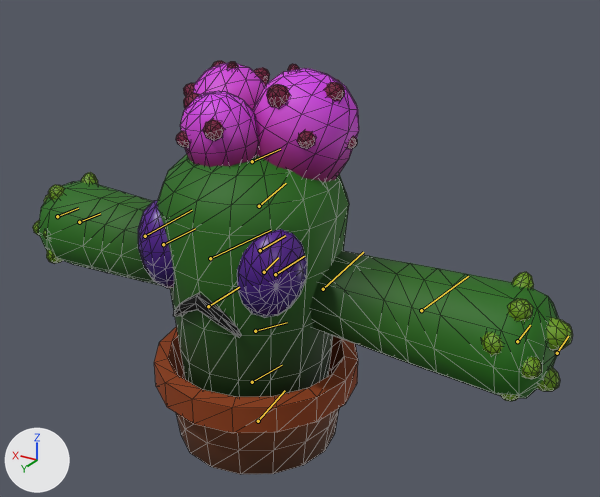
One commit to the glTF model BaseFramework 3D/Asset/Models/Enemy/Cactas/Cactas.gltf: the scene before it, then after it.
Rendered twice from a 50 mm camera at (-1.315, 1.923, 1.641) aimed at (-0.151, -0.018, 0.67). Every picture has the same lights, and +X, +Y and +Z are marked at lower left. The picture after the commit comes second. The bones that bend it are drawn over the model as lines. Mesh edges are drawn as thin lines.

The first picture shows 'Cactus'.
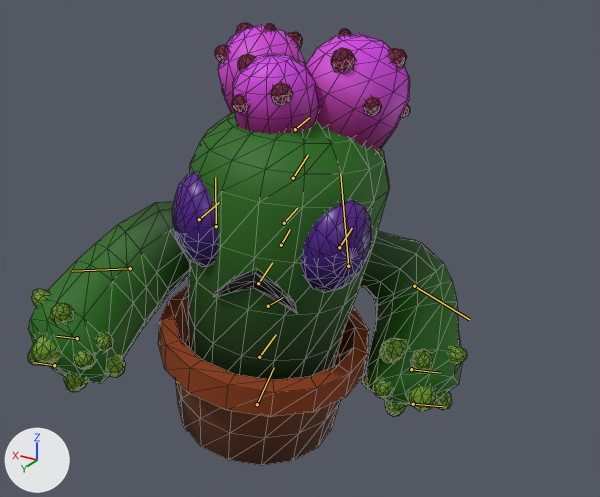
The newer file adds an action. The first version stands in its rest pose; the second is drawn at frame 4 of the action 'Walk'.

Pixel boxes [x1, y1, x2, y2] of what changed, in the pictures (600 x 497 px):
'Cactus', posed (18% narrower, 7% taller)
    before: [33, 61, 573, 474]
    after: [27, 23, 467, 465]
bone 'cactus_root', root to tip
    before: (258, 421) to (285, 390)
    after: (257, 404) to (274, 367)
bone 'cactus_spine01', root to tip
    before: (252, 382) to (282, 365)
    after: (259, 357) to (276, 334)
bone 'cactus_spine02', root to tip
    before: (255, 331) to (287, 322)
    after: (268, 306) to (283, 297)
bone 'cactus_spine03', root to tip
    before: (264, 272) to (278, 257)
    after: (281, 245) to (290, 229)
bone 'cactus_leftUpperArm', root to tip
    before: (323, 289) to (363, 252)
    after: (348, 266) to (340, 173)
bone 'cactus_leftLowerArm', root to tip
    before: (421, 310) to (468, 276)
    after: (414, 286) to (469, 319)
bone 'cactus_leftHand', root to tip
    before: (517, 341) to (530, 325)
    after: (411, 369) to (440, 373)
bone 'cactus_head', root to tip
    before: (259, 206) to (286, 183)
    after: (293, 178) to (308, 155)
bone 'cactus_mouth', root to tip
    before: (208, 306) to (239, 287)
    after: (258, 283) to (272, 262)
bone 'cactus_rightUpperArm', root to tip
    before: (210, 258) to (271, 230)
    after: (216, 226) to (215, 177)
bone 'cactus_rightLowerArm', root to tip
    before: (145, 236) to (192, 210)
    after: (130, 268) to (72, 271)
bone 'cactus_rightHand', root to tip
    before: (79, 222) to (100, 213)
    after: (77, 338) to (56, 336)

What the commit changed:
Bone 'cactus_root' (bone_cactus_root) moves from (0.0, 0.0, 0.0) to (0.067, 0.008, -0.001).
Bone 'cactus_root' (bone_cactus_root) turns from (0, 0, 0) to (13, 12, -4) degrees about its own x, y and z.
Bone 'cactus_spine01' (bone_cactus_spine01) moves from (0.0, 0.0, 0.0) to (0.056, -0.008, 0.0).
Bone 'cactus_spine01' (bone_cactus_spine01) turns from (0, 0, 0) to (0, 0, 3) degrees about its own x, y and z.
Bone 'cactus_spine02' (bone_cactus_spine02) turns from (0, 0, 0) to (0, 0, 5) degrees about its own x, y and z.
Bone 'cactus_spine03' (bone_cactus_spine03) turns from (0, 0, 0) to (-1, 3, -2) degrees about its own x, y and z.
Bone 'cactus_leftUpperArm' (bone_cactus_leftupperarm) turns from (0, 0, 0) to (43, 20, 43) degrees about its own x, y and z.
Bone 'cactus_leftLowerArm' (bone_cactus_leftlowerarm) turns from (0, 0, 0) to (0, 0, -92) degrees about its own x, y and z.
Bone 'cactus_leftHand' (bone_cactus_lefthand) turns from (0, 0, 0) to (17, 0, 5) degrees about its own x, y and z.
Bone 'cactus_head' (bone_cactus_head) turns from (0, 0, 0) to (1, -6, 0) degrees about its own x, y and z.
Bone 'cactus_mouth' (bone_cactus_mouth) moves from (0.0, 0.0, 0.0) to (0.0, -0.001, 0.0).
Bone 'cactus_mouth' (bone_cactus_mouth) turns from (0, 0, 0) to (0, 0, 3) degrees about its own x, y and z.
Bone 'cactus_rightUpperArm' (bone_cactus_rightupperarm) turns from (0, 0, 0) to (-8, -38, -23) degrees about its own x, y and z.
Bone 'cactus_rightLowerArm' (bone_cactus_rightlowerarm) turns from (0, 0, 0) to (0, 0, -46) degrees about its own x, y and z.
Bone 'cactus_rightHand' (bone_cactus_righthand) turns from (0, 0, 0) to (0, 2, 1) degrees about its own x, y and z.
